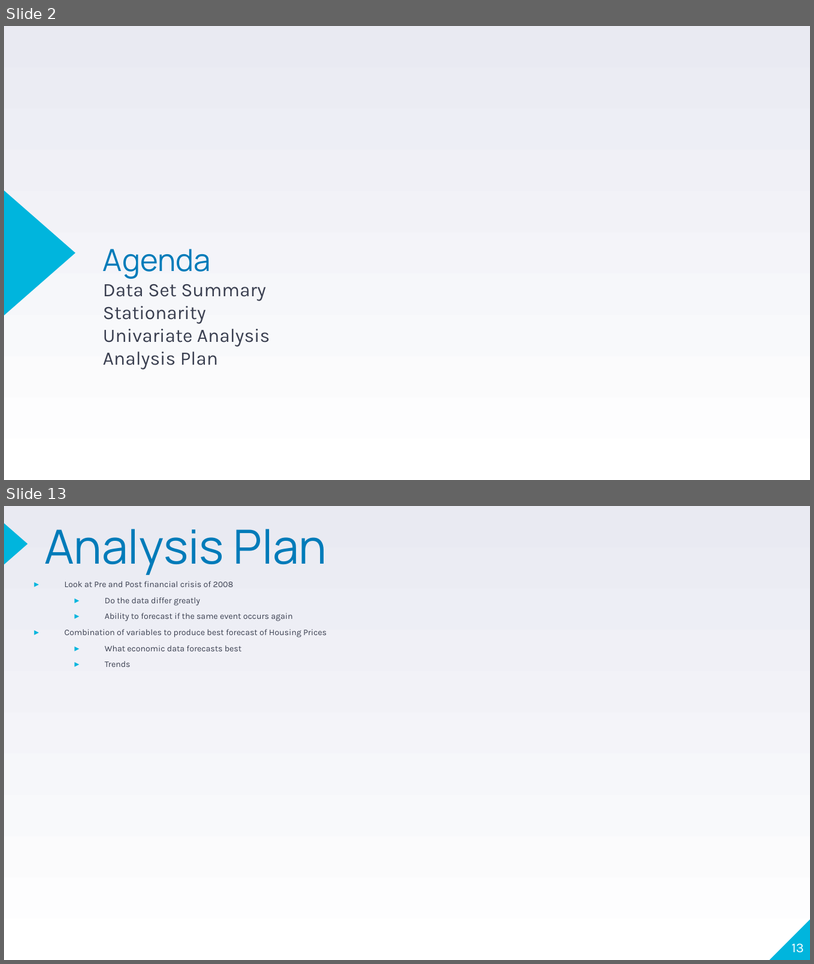
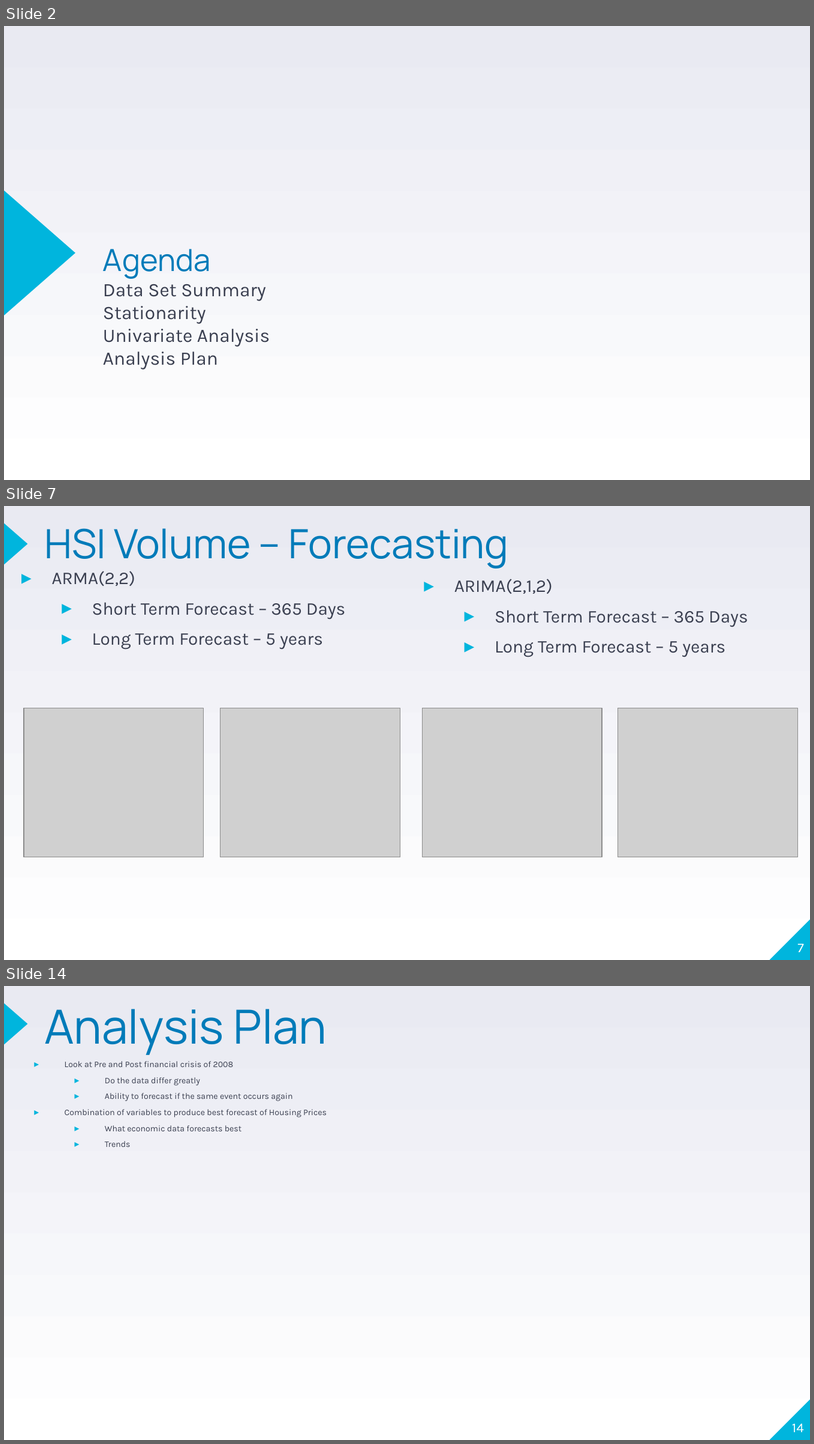
Before and after one commit to jherbaugh/MSDS6373_TS_Project, a slide deck: TS_6373_Project_Jason_Alexander.ppt. Shown one above the other, each under a label of ours: slides 2 and 13 before the commit, slides 2, 7 and 14 after it; the slides between them are not shown. The pictures are 814x964 and 814x1444 pixels, drawn with LibreOffice and Linux fonts; fonts in the diff are those of the drawing; grey boxes stand for pictures. Boxes give left, top, right and bottom in pixels: in the first picture for what was removed or moved away, otherwise in the second. Text is boxed around its words. In the diff, an @@ line names an element or a change of style, - is before the commit and + after.

```diff
--- a/TS_6373_Project_Jason_Alexander.ppt
+++ b/TS_6373_Project_Jason_Alexander.ppt
@@ slide 7 added at (x1=4, y1=506, x2=810, y2=960), background gradient #FFFFFF to #E9EAF2; not listed: 2 template elements that a slide beside it also shows @@
@@ title added at (x1=44, y1=528, x2=509, y2=568), 36 pt, text #007BB9 @@
+HSI Volume – Forecasting
@@ text added at (x1=52, y1=571, x2=346, y2=649), 16 pt, text #3A3F50 @@
+▸ ARMA(2,2)
+  ▸ Short Term Forecast – 365 Days
+  ▸ Long Term Forecast – 5 years
@@ text added at (x1=455, y1=579, x2=749, y2=657), 16 pt, text #3A3F50 @@
+▸ ARIMA(2,1,2)
+  ▸ Short Term Forecast – 365 Days
+  ▸ Long Term Forecast – 5 years
@@ picture added at (x1=23, y1=708, x2=203, y2=857) @@
@@ picture added at (x1=220, y1=708, x2=400, y2=857) @@
@@ picture added at (x1=423, y1=708, x2=602, y2=857) @@
@@ picture added at (x1=618, y1=708, x2=798, y2=857) @@
@@ page number added at (x1=798, y1=943, x2=804, y2=952), 12 pt, text #FFFFFF @@
+7
@@ what was slide 13 is now slide 14 @@
@@ page number at (x1=792, y1=1423, x2=804, y2=1432): text changed @@
-13
+14
```
Also in this commit, not shown: 5 slides changed, 5 other slides added, 5 slides removed, 2 other files.
